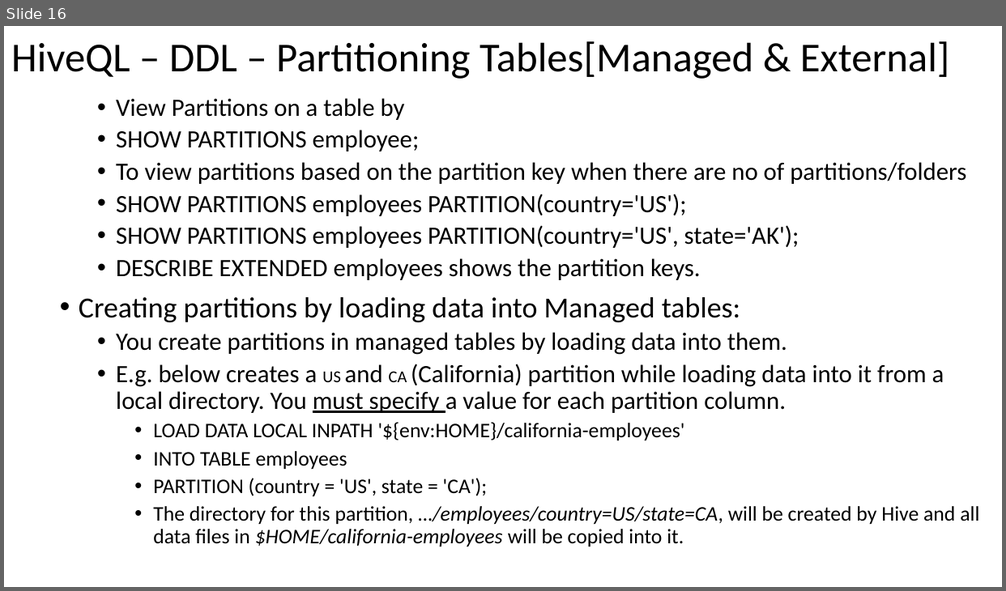
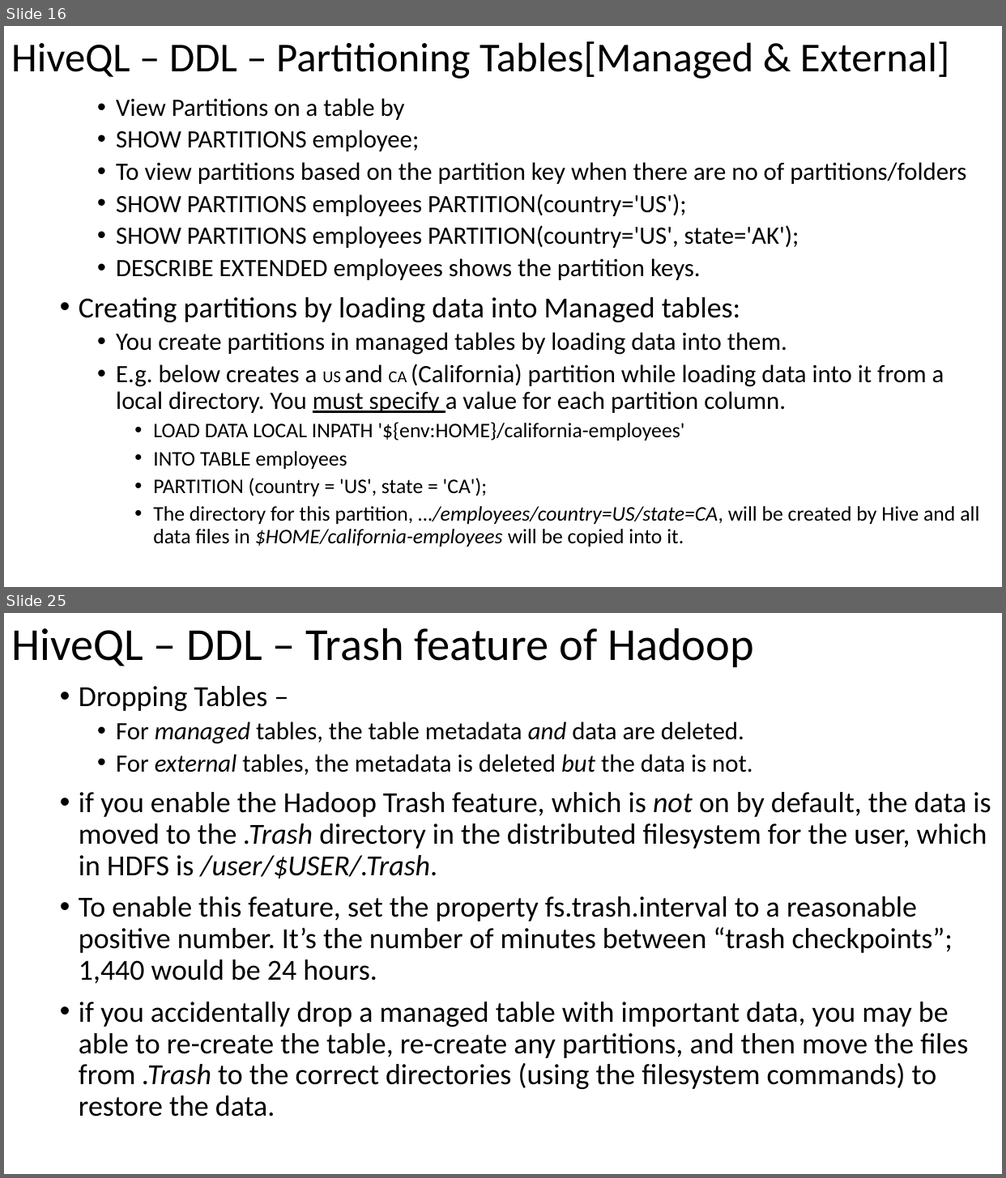
Before and after one commit to email2dorababu/SCALA_Reading, a slide deck: Hive_Def_Guide_mar_2016/Hive_programming_Hive_part3.pptx. Shown one above the other, each under a label of ours: slide 16 before the commit, slides 16 and 25 after it; the slides between them are not shown. The pictures are 1006x591 and 1006x1178 pixels, drawn with LibreOffice and Linux fonts; fonts in the diff are those of the drawing. Boxes give left, top, right and bottom in pixels: in the first picture for what was removed or moved away, otherwise in the second. Text is boxed around its words. In the diff, an @@ line names an element or a change of style, - is before the commit and + after.

```diff
--- a/Hive_Def_Guide_mar_2016/Hive_programming_Hive_part3.pptx
+++ b/Hive_Def_Guide_mar_2016/Hive_programming_Hive_part3.pptx
@@ slide 25 added at bbox=[4, 613, 1002, 1174], background #FFFFFF @@
@@ title added at bbox=[11, 628, 754, 667], 44 pt, text #000000 @@
+HiveQL – DDL – Trash feature of Hadoop
@@ text added at bbox=[79, 686, 991, 1117], 28 pt, text #000000 @@
+• Dropping Tables –
+  • For managed tables, the table metadata and data are deleted.
+  • For external tables, the metadata is deleted but the data is not.
+• if you enable the Hadoop Trash feature, which is not on by default, the data is moved to the .Trash directory in the distributed filesystem for the user, which in HDFS is /user/$USER/.Trash.
+• To enable this feature, set the property fs.trash.interval to a reasonable positive number. It’s the number of minutes between “trash checkpoints”; 1,440 would be 24 hours.
+• if you accidentally drop a managed table with important data, you may be able to re-create the table, re-create any partitions, and then move the files from .Trash to the correct directories (using the filesystem commands) to restore the data.
```
Also in this commit, not shown: 1 slide changed, 11 other slides added, 1 other file.
